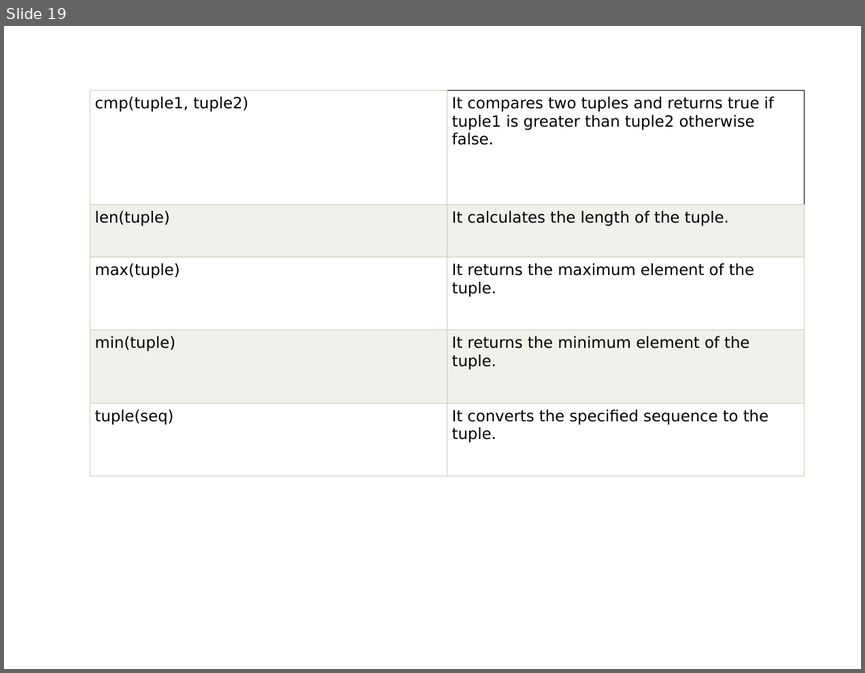
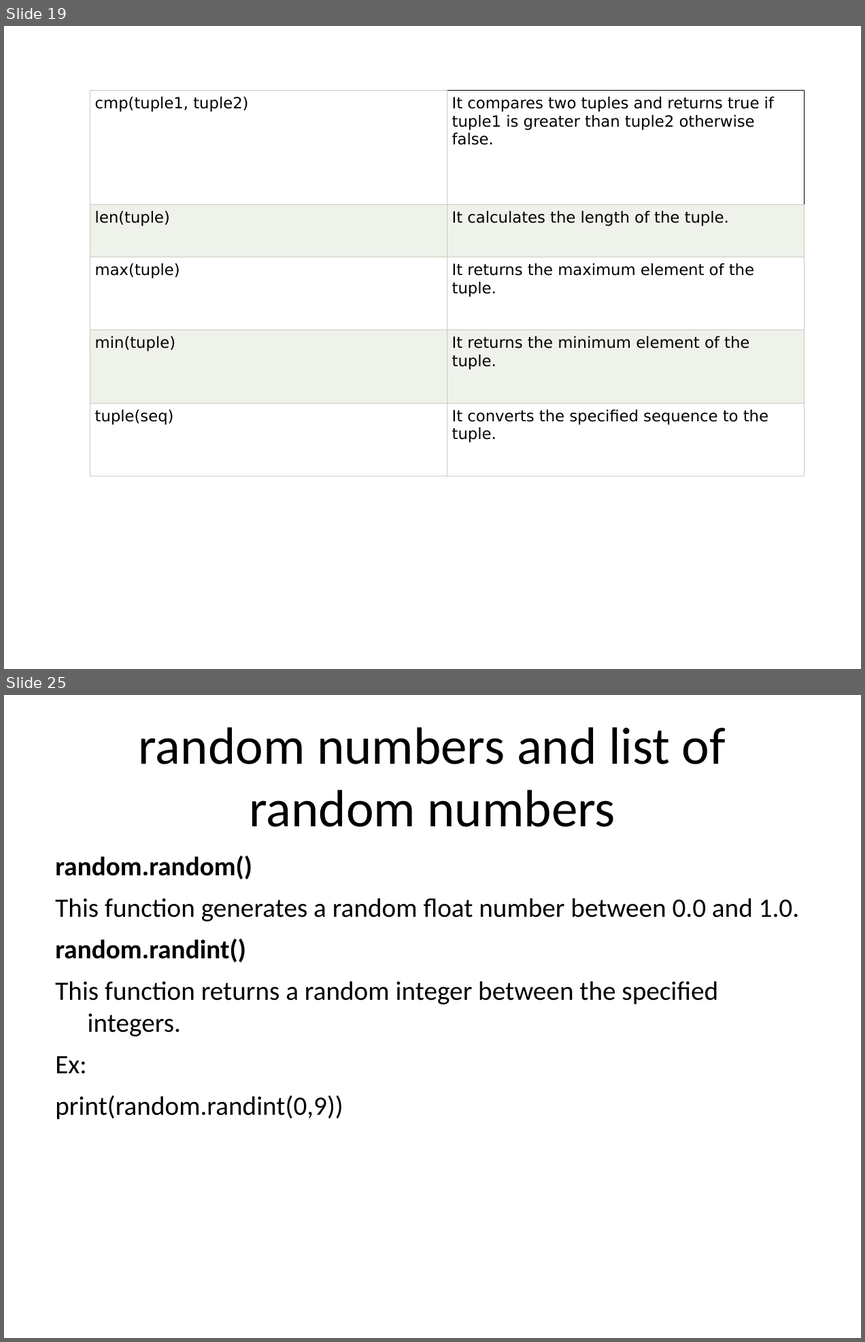
Before and after one commit to vishalamc/pythonexamples, a slide deck: Data Structure in Python.ppt. Shown one above the other, each under a label of ours: slide 19 before the commit, slides 19 and 25 after it; the slides between them are not shown. The pictures are 865x673 and 865x1342 pixels, drawn with LibreOffice and Linux fonts; fonts in the diff are those of the drawing. Boxes give left, top, right and bottom in pixels: in the first picture for what was removed or moved away, otherwise in the second. Text is boxed around its words. In the diff, an @@ line names an element or a change of style, - is before the commit and + after.

```diff
--- a/Data Structure in Python.ppt
+++ b/Data Structure in Python.ppt
@@ slide 25 added at [4,695,861,1338], background #FFFFFF @@
@@ title added at [139,727,725,827], 44 pt, text #000000 @@
+random numbers and list of random numbers
@@ text added at [55,855,799,1119], 22.4 pt, text #000000 @@
+random.random()
+This function generates a random float number between 0.0 and 1.0.
+random.randint()
+This function returns a random integer between the specified integers.
+Ex:
+print(random.randint(0,9))
```
Also in this commit, not shown: 10 other slides added, 7 other files.
